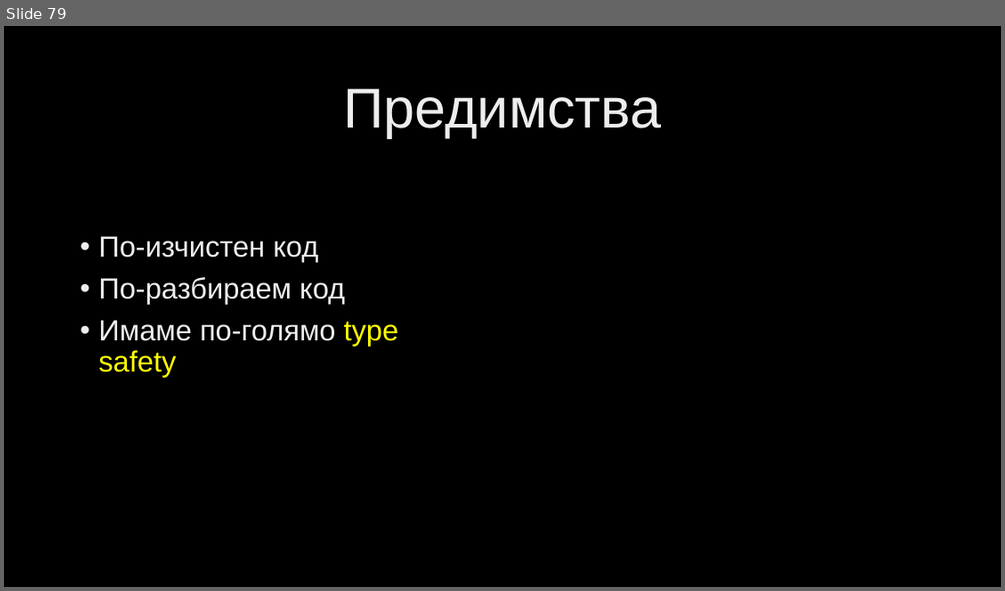
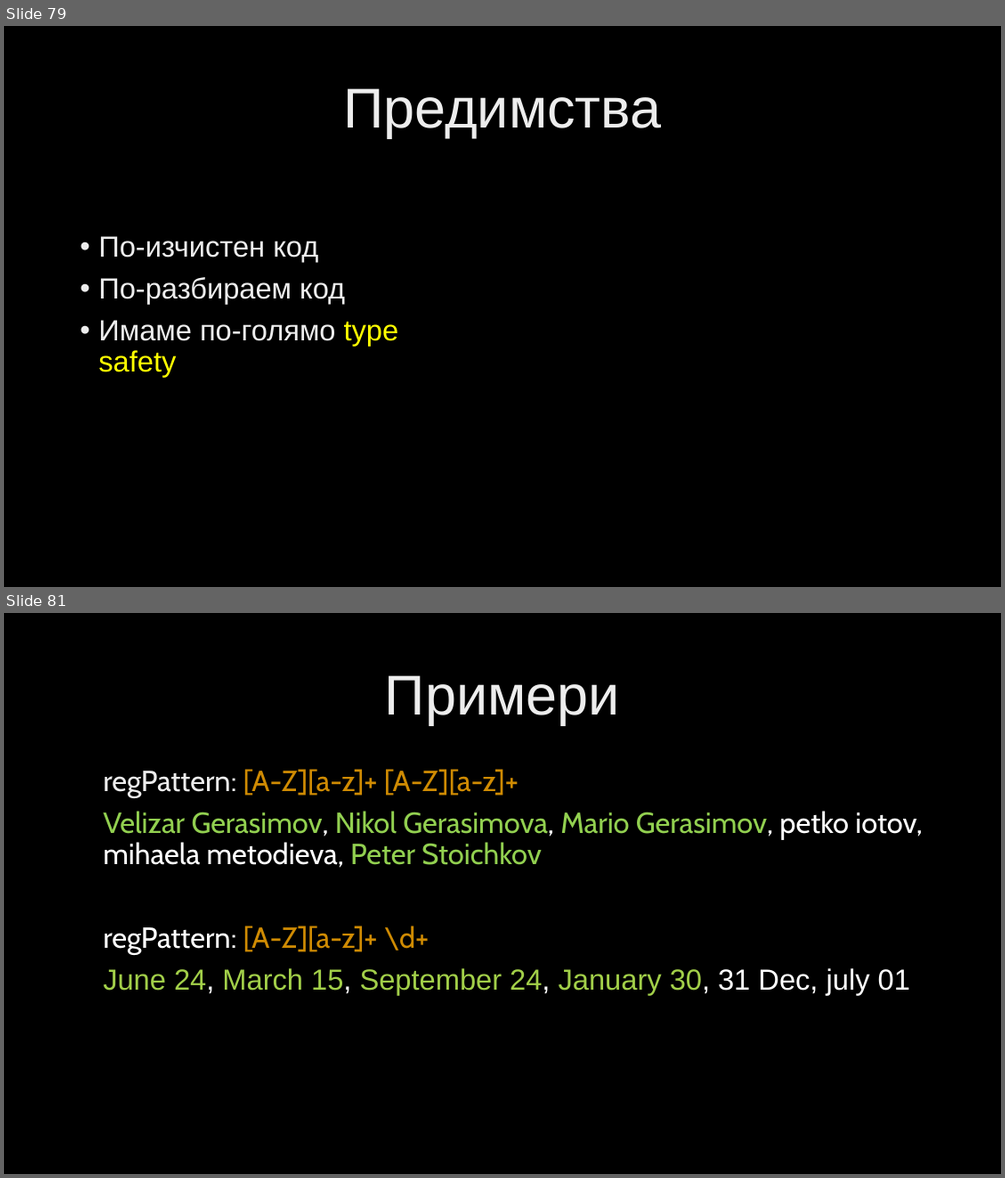
Before and after one commit to velizar92/CSharp-Programming-Presentations, a slide deck: C# Intermediate.pptx. Shown one above the other, each under a label of ours: slide 79 before the commit, slides 79 and 81 after it; the slides between them are not shown. The pictures are 1005x591 and 1005x1178 pixels, drawn with LibreOffice and Linux fonts; fonts in the diff are those of the drawing; background and template pictures are left out. Boxes give left, top, right and bottom in pixels: in the first picture for what was removed or moved away, otherwise in the second. Text is boxed around its words. In the diff, an @@ line names an element or a change of style, - is before the commit and + after.

```diff
--- a/C# Intermediate.pptx
+++ b/C# Intermediate.pptx
@@ slide 81 added at box(4, 613, 1001, 1174), background picture (left out) @@
@@ title added at box(385, 675, 620, 725), 54 pt, text gradient #BFBFBF to #EDEDED to #FFFFFF @@
+Примери
@@ text added at box(103, 769, 922, 995), 28 pt, text #92D050 @@
+regPattern: [A-Z][a-z]+ [A-Z][a-z]+
+Velizar Gerasimov, Nikol Gerasimova, Mario Gerasimov, petko iotov, mihaela metodieva, Peter Stoichkov
+regPattern: [A-Z][a-z]+ \d+
+June 24, March 15, September 24, January 30, 31 Dec, july 01
```
Also in this commit, not shown: 3 other slides added.
